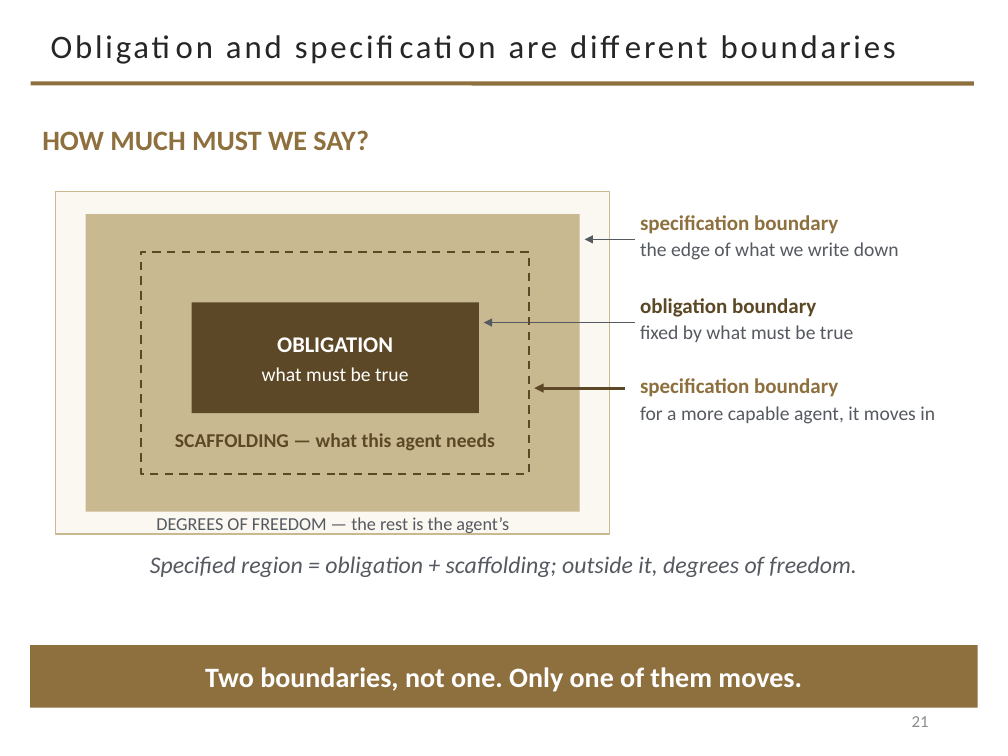
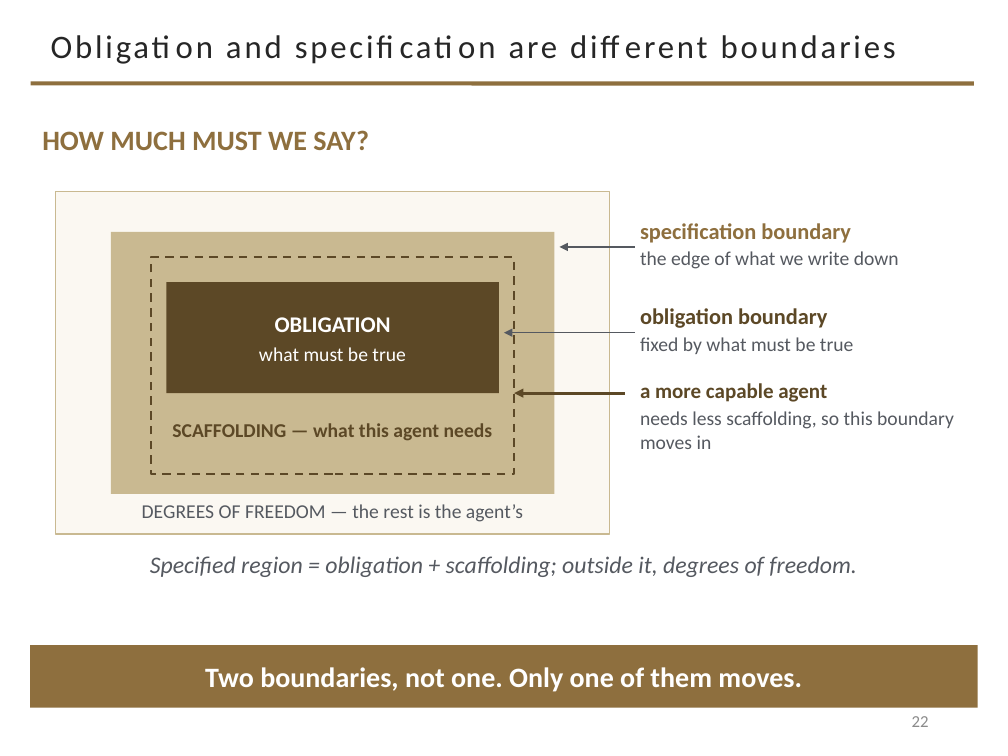
Before and after one commit to davisjam/model-based-agentic-software-engineering, a slide deck: slide 22 of course/lectures/act-2-delegation-and-control/02-modeling/2-2-Modeling-1-Purposeful-Reduction.pptx (slide 21 before the commit). Drawn at 1008x756 pixels with LibreOffice and Linux fonts; fonts in the diff are those of the drawing; background and template pictures are left out. Boxes give left, top, right and bottom in pixels: in the first picture for what was removed or moved away, otherwise in the second. Text is boxed around its words. In the diff, an @@ line names an element or a change of style, - is before the commit and + after.

```diff
--- a/course/lectures/act-2-delegation-and-control/02-modeling/2-2-Modeling-1-Purposeful-Reduction.pptx
+++ b/course/lectures/act-2-delegation-and-control/02-modeling/2-2-Modeling-1-Purposeful-Reduction.pptx
@@ rectangle: place and size @@
-rectangle at bbox=[86, 214, 580, 511]
+rectangle at bbox=[111, 232, 554, 494]
@@ text at bbox=[640, 223, 851, 243]: size 15 to 16 pt in "specification boundary" @@
@@ text "specification boundary": place and size @@
-text "specification boundary" at bbox=[640, 215, 899, 260]
+text "specification boundary" at bbox=[640, 223, 899, 269]
@@ rectangle: place and size @@
-rectangle at bbox=[141, 252, 529, 474]
+rectangle at bbox=[151, 257, 514, 474]
@@ arrow moved from (585, 240) - (635, 240) to (559, 247) - (635, 247) @@
@@ rectangle "OBLIGATION": place and size @@
-rectangle "OBLIGATION" at bbox=[192, 302, 479, 413]
+rectangle "OBLIGATION" at bbox=[166, 282, 499, 393]
@@ text at bbox=[640, 308, 828, 328]: size 15 to 16 pt in "obligation boundary" @@
@@ text "obligation boundary": place and size @@
-text "obligation boundary" at bbox=[640, 298, 853, 342]
+text "obligation boundary" at bbox=[640, 308, 853, 354]
@@ arrow moved from (484, 323) - (635, 323) to (504, 333) - (635, 333) @@
@@ text at bbox=[640, 383, 954, 449]: text changed @@
-specification boundary
-for a more capable agent, it moves in
+a more capable agent
+needs less scaffolding, so this boundary moves in
@@ text "SCAFFOLDING — what this agent ...": place and size @@
-text "SCAFFOLDING — what this agent ..." at bbox=[175, 433, 495, 450]
+text "SCAFFOLDING — what this agent ..." at bbox=[172, 423, 493, 440]
@@ arrow moved from (534, 388) - (625, 388) to (514, 393) - (625, 393) @@
@@ text "DEGREES OF FREEDOM — the ...": place and size @@
-text "DEGREES OF FREEDOM — the ..." at bbox=[156, 517, 509, 535]
+text "DEGREES OF FREEDOM — the ..." at bbox=[142, 504, 523, 522]
@@ text "DEGREES OF FREEDOM — the ..." at bbox=[142, 504, 523, 522]: size 13 to 14 pt; vertical alignment middle to top @@
@@ page number at bbox=[912, 716, 929, 727]: text changed @@
-21
+22
```
Also in this commit, not shown: 5 other slides changed, 1 slide added.
